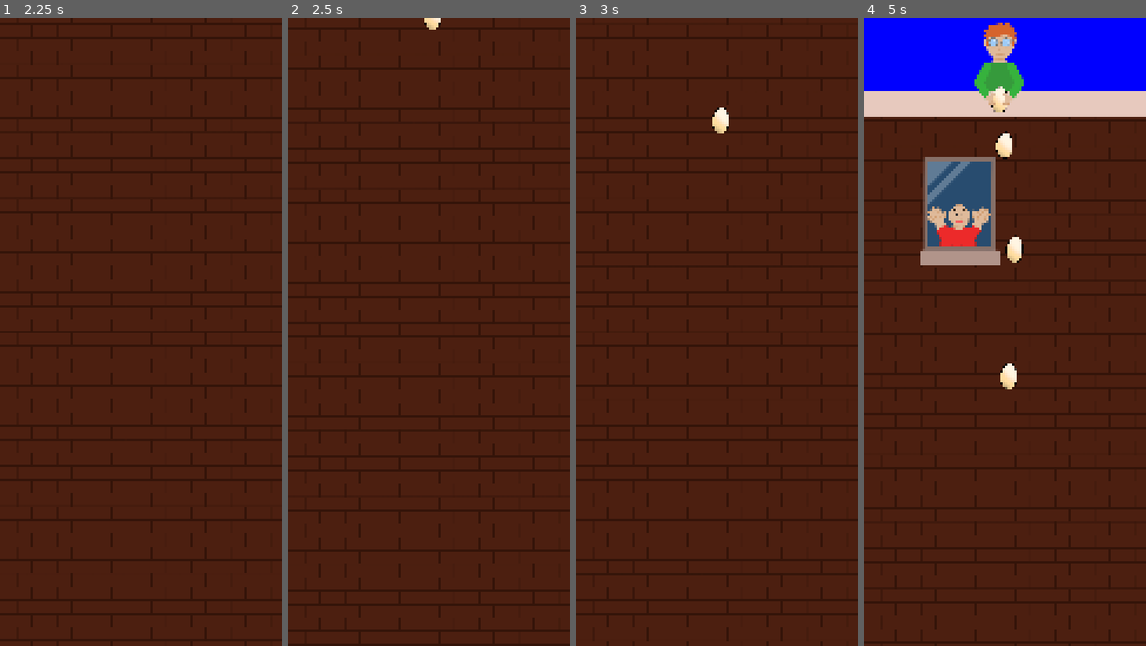
Above: before the commit, frames 1-4 (left to right).
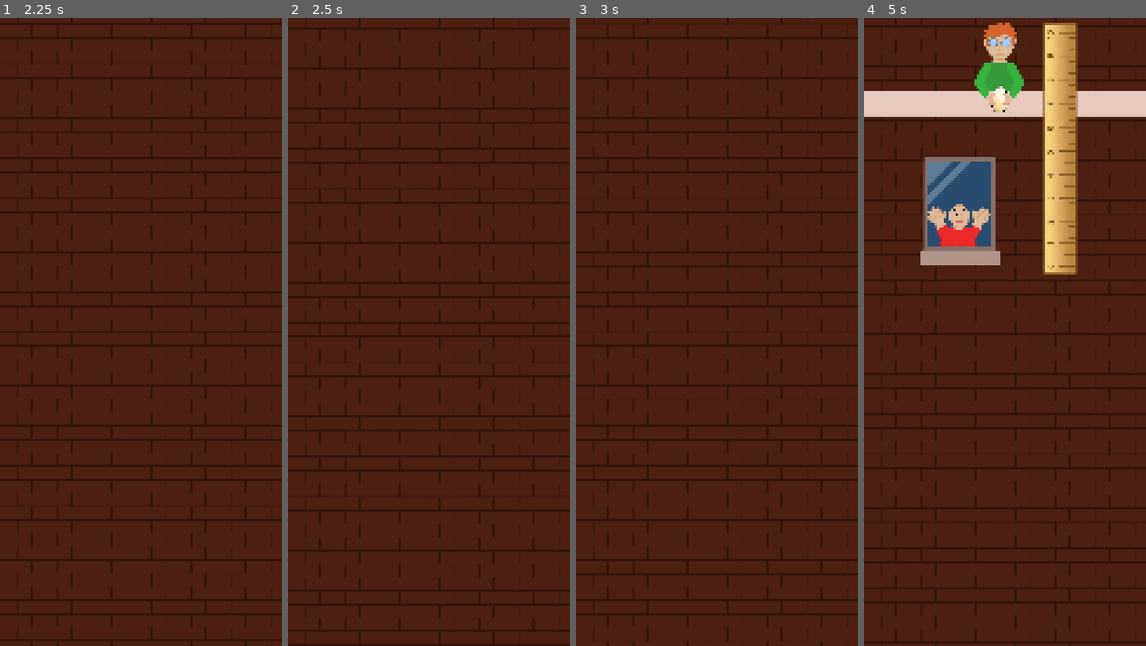
Above: after the commit, the same moments.

Repository: KaratePikachu/egg-drop
Game: Godot game, scene res://ui/main_menu/main_menu.tscn
Two runs of this game, one before a commit and one after it. Both use one fixed random seed, a clock stepped at 60 frames per second and the inputs below. The project has no main scene, so this scene is started directly. The engine's default icon, where the game draws it, is replaced by a stand-in: a white triangle on a blue panel in a dark square.
Inputs (mouse positions are in pixels of both pictures, inside the frame that each line leads up to):
- Up to frame 1 (2.25 s): click "Start" at 0.5 s; tap Enter at 1.25 s; move the mouse to (203, 300) at 1.27 s; hold S (right_bomb) 1.28-2.03 s; tap T (bottom_bomb) at 1.35 s; move the mouse to (84, 363) at 2.02 s; hold W (left_bomb) from 2.03 s (still down); click (84, 363) at 2.1 s
- Up to frame 2 (2.5 s): keep holding W (left_bomb)
- Up to frame 3 (3 s): move the mouse to (745, 193) at 2.77 s; release W (left_bomb) at 2.78 s; hold S (right_bomb) from 2.78 s (still down); hold Mouse wheel down (scroll_down) from 2.78 s (still down)
- Up to frame 4 (5 s): move the mouse to (990, 457) at 3.52 s; release Mouse wheel down (scroll_down) at 3.53 s; tap Mouse wheel up (scroll_up) at 3.6 s; move the mouse to (1089, 426) at 4.27 s; release S (right_bomb) at 4.28 s; hold W (left_bomb) from 4.28 s (still down); tap T (bottom_bomb) at 4.35 s

Frame 1 is identical in both runs. In frame 2, less than 0.1% of the frame differs, in the area x 48-55%, y 0-2%; in frame 3, 0.2%; in frame 4, 15%, in the area x 0-100%, y 0-60%.

Commit message:
clean up eggs

Diff:
--- a/level/levels/level_1.tscn
+++ b/level/levels/level_1.tscn
@@ -4,9 +4,9 @@
 [ext_resource type="Script" uid="uid://cylr504fygfq5" path="res://modifications/modification.gd" id="2_35gx7"]
 [ext_resource type="Resource" uid="uid://b36e0deyggd1c" path="res://modifications/basic_umbrella.tres" id="3_wg4fv"]
 [ext_resource type="Resource" uid="uid://c42aj75jikx0v" path="res://modifications/left_fan.tres" id="4_blww0"]
-[ext_resource type="Texture2D" uid="uid://dqsypqrvcmp7l" path="res://assets/egg/egg.PNG" id="4_wg4fv"]
 [ext_resource type="Resource" uid="uid://cl2eps1bbxd0l" path="res://modifications/right_fan.tres" id="5_lemno"]
 [ext_resource type="PackedScene" uid="uid://ujggyugtbxy5" path="res://obstacles/fat_guy/fat_guy.tscn" id="7_blww0"]
+[ext_resource type="Texture2D" uid="uid://cvbm652v6jwfp" path="res://test/ruler-icon-28.png" id="8_lemno"]
 
 [node name="Level1" unique_id=1976594912 instance=ExtResource("1_roo1r")]
 level_number = 1
@@ -20,17 +20,11 @@
 [node name="WinFloor" parent="." index="3" unique_id=1248466689]
 position = Vector2(0, 10000)
 
-[node name="Sprite2D2" type="Sprite2D" parent="." index="4" unique_id=819851964]
-position = Vector2(536, 1112)
-texture = ExtResource("4_wg4fv")
+[node name="FatGuy" parent="." index="6" unique_id=2111557991 instance=ExtResource("7_blww0")]
+position = Vector2(96, 1848)
 
-[node name="Sprite2D3" type="Sprite2D" parent="." index="5" unique_id=230996187]
-position = Vector2(632, 2104)
-texture = ExtResource("4_wg4fv")
-
-[node name="Sprite2D4" type="Sprite2D" parent="." index="6" unique_id=152175390]
-position = Vector2(576, 3320)
-texture = ExtResource("4_wg4fv")
-
-[node name="FatGuy" parent="." index="9" unique_id=2111557991 instance=ExtResource("7_blww0")]
-position = Vector2(96, 1848)
+[node name="Sprite2D" parent="." index="10" unique_id=967029778]
+z_index = 0
+position = Vector2(1116, 1264)
+scale = Vector2(5.015625, 5.015625)
+texture = ExtResource("8_lemno")
